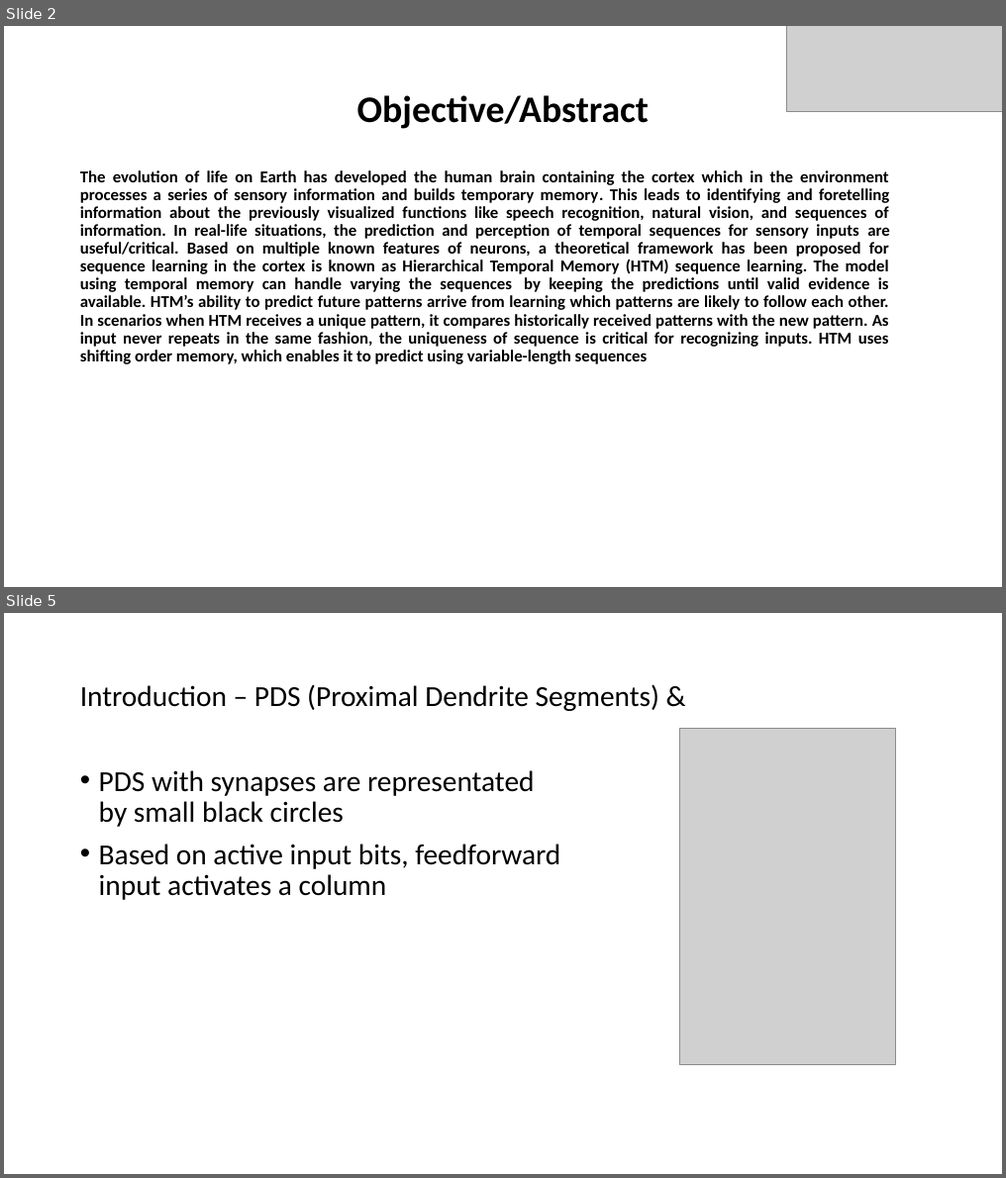
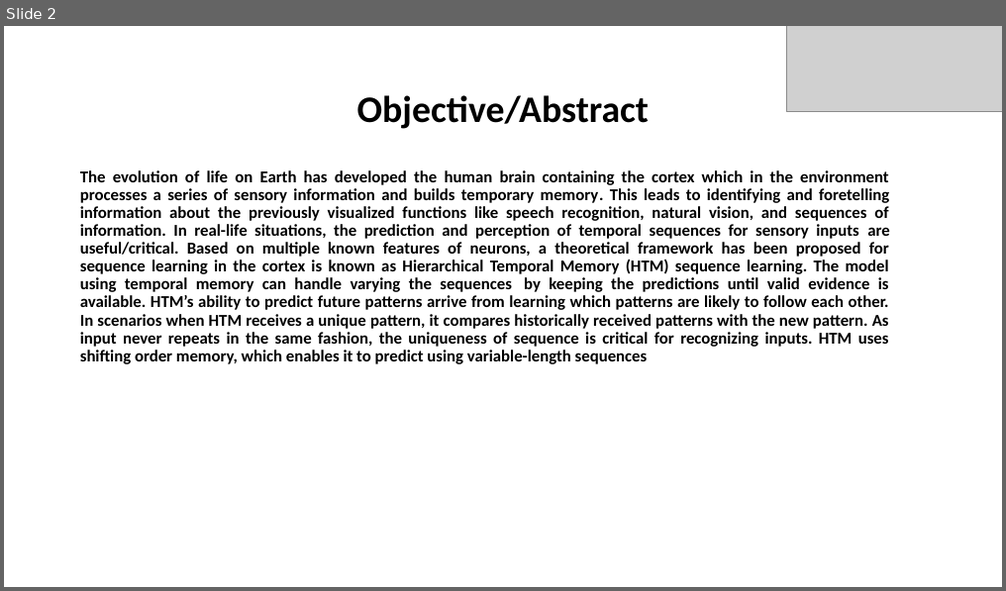
Before and after one commit to harishpalani12/neocortexapi, a slide deck: source/MySEProject/Documentation/Multi Sequence Learning.pptx. Shown one above the other, each under a label of ours: slides 2 and 5 before the commit, slide 2 after it; the slides between them are not shown. The pictures are 1006x1178 and 1006x591 pixels, drawn with LibreOffice and Linux fonts; fonts in the diff are those of the drawing; grey boxes stand for pictures. Boxes give left, top, right and bottom in pixels: in the first picture for what was removed or moved away, otherwise in the second. Text is boxed around its words. In the diff, an @@ line names an element or a change of style, - is before the commit and + after.

```diff
--- a/source/MySEProject/Documentation/Multi Sequence Learning.pptx
+++ b/source/MySEProject/Documentation/Multi Sequence Learning.pptx
@@ slide 5 removed at <box>4,613,1002,1174</box>, background #FFFFFF @@
@@ title removed at <box>80,684,659,711</box> @@
-Introduction – PDS (Proximal Dendrite Segments) &
@@ picture removed at <box>680,729,896,1065</box> @@
@@ text removed at <box>99,770,560,900</box> @@
-• PDS with synapses are representated by small black circles
-• Based on active input bits, feedforward input activates a column
```
Also in this commit, not shown: 2 slides changed, 7 slides added, 3 other slides removed, 1 other file.
